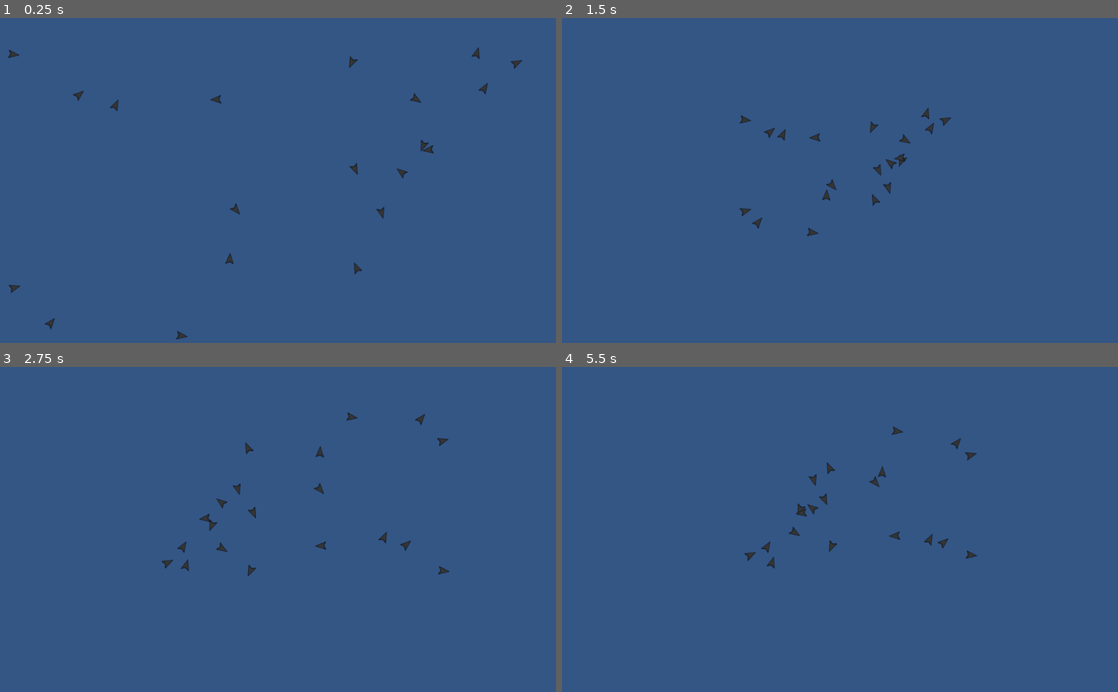
Above: before the commit, frames 1-4 (two rows, left to right).
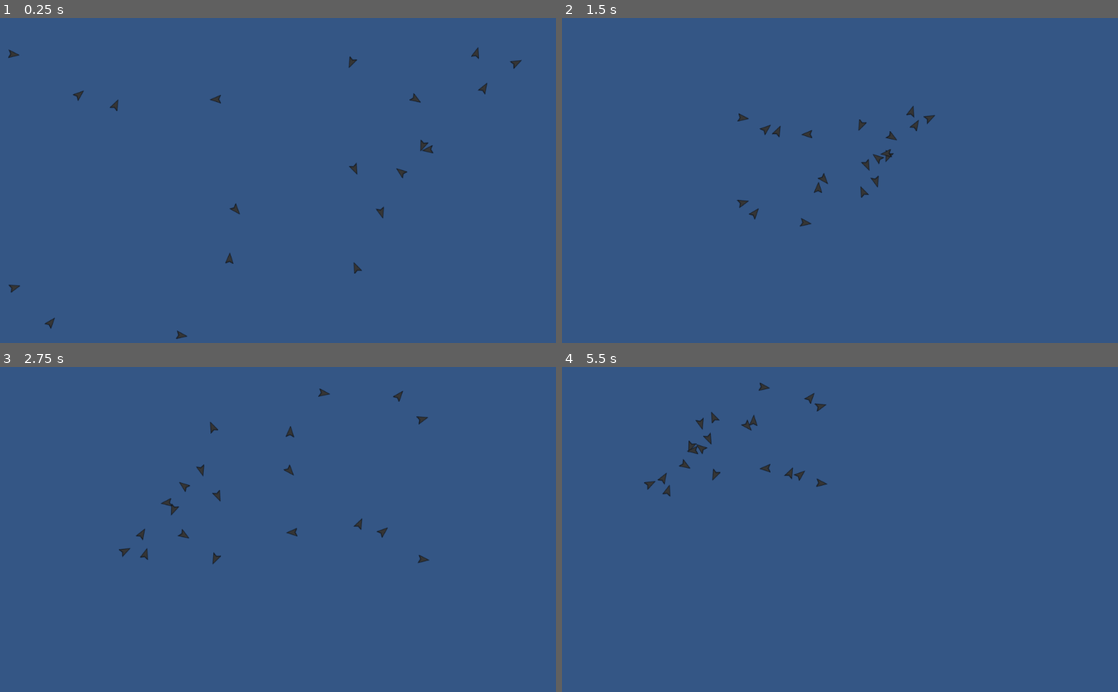
Above: after the commit, the same moments.

Repository: jrobchin/godot-boids
Game: Godot game, scene res://scenes/World.tscn
The game is run twice, just before and just after one commit, with the same random seed, the same clock (stepped at 60 frames per second) and the same inputs.
Inputs:
- Up to frame 1 (0.25 s): no input
- Up to frame 2 (1.5 s): no input
- Up to frame 3 (2.75 s): no input
- Up to frame 4 (5.5 s): no input

The runs differ from the first frame. In frame 1, 0.1% of the frame differs, in the area x 1-94%, y 9-99%; in frame 2, 1.0%; in frame 3, 1.0%; in frame 4, 1.1%, in the area x 14-75%, y 4-62%.

Commit message:
boids ignore self

Diff:
--- a/scenes/Boid.gd
+++ b/scenes/Boid.gd
@@ -18,6 +18,8 @@
 func cohesion(boids: Array) -> Vector2:
 	var center_of_mass := Vector2.ZERO
 	for boid in boids:
+		if boid == self:
+			continue
 		center_of_mass += boid.position
 	center_of_mass /= boids.size()
 
--- a/scenes/BoidGroup.gd
+++ b/scenes/BoidGroup.gd
@@ -35,6 +35,5 @@
 	boid_instance.global_position = Vector2(x, y)
 	boid_instance.rotate(rng.randf_range(0, 2 * PI))
 	boid_instance.velocity = Vector2.UP.rotated(boid_instance.rotation) * 10
-
 	add_child(boid_instance)
 	return boid_instance
